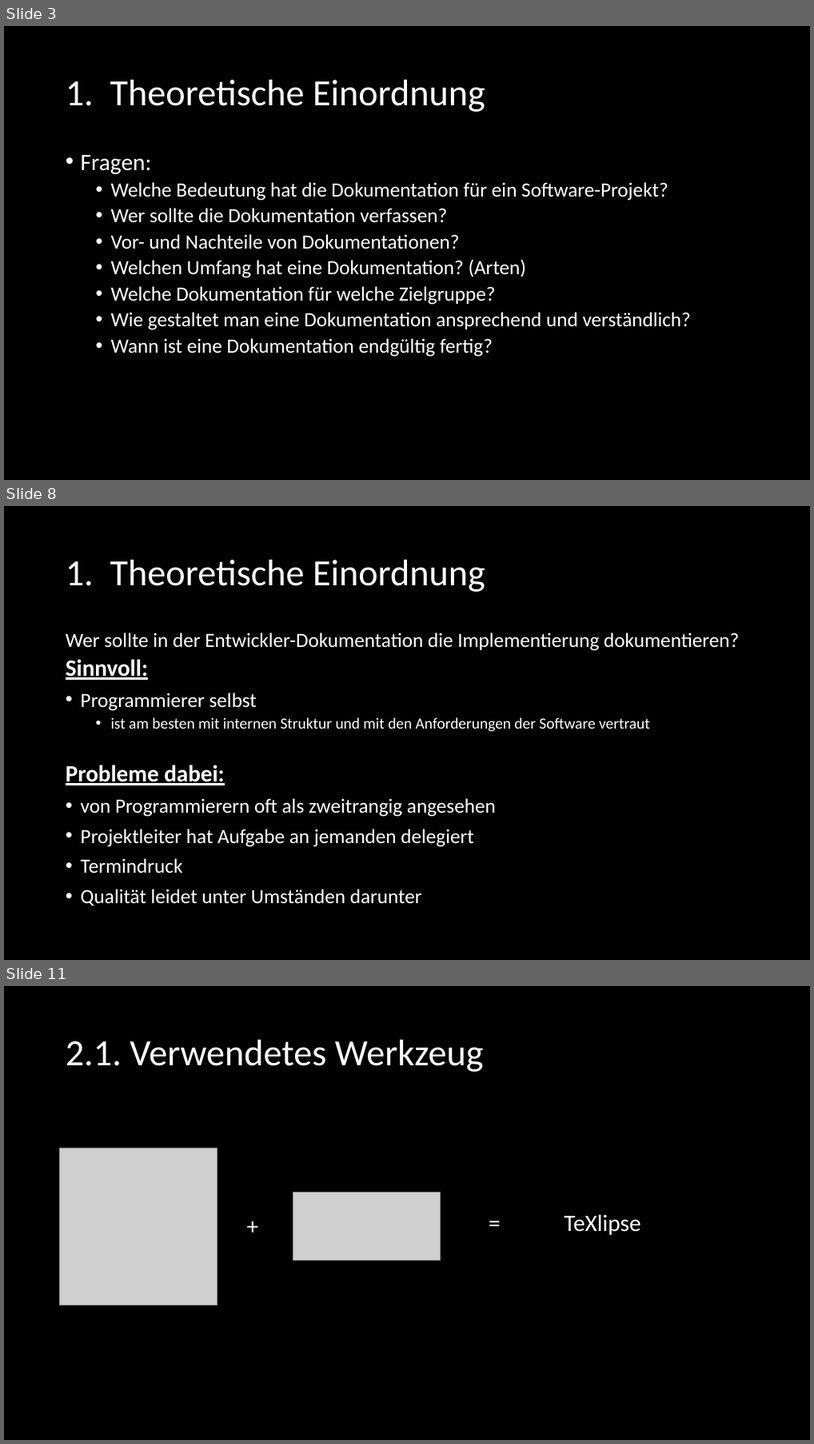
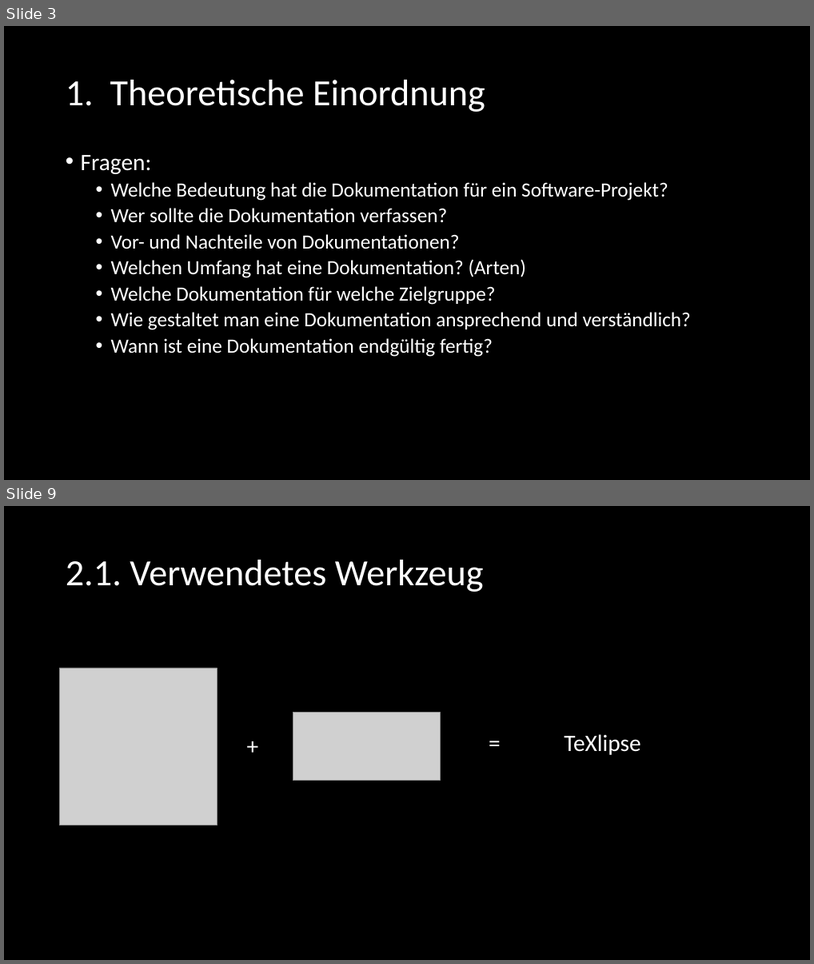
Before and after one commit to SE-Beleggruppe/Beleg_Planung, a slide deck: Präsentation/Felix - Dokumentation/SE_Dokumentation.pptx. Shown one above the other, each under a label of ours: slides 3, 8 and 11 before the commit, slides 3 and 9 after it; the slides between them are not shown. The pictures are 814x1444 and 814x964 pixels, drawn with LibreOffice and Linux fonts; fonts in the diff are those of the drawing; grey boxes stand for pictures. Boxes give left, top, right and bottom in pixels: in the first picture for what was removed or moved away, otherwise in the second. Text is boxed around its words. In the diff, an @@ line names an element or a change of style, - is before the commit and + after.

Commit message:
Präsentation Dokumentation

```diff
--- a/Präsentation/Felix - Dokumentation/SE_Dokumentation.pptx
+++ b/Präsentation/Felix - Dokumentation/SE_Dokumentation.pptx
@@ slide 8 removed at bbox=[4, 506, 810, 960], background #000000 @@
@@ title removed at bbox=[66, 560, 486, 592] @@
-1. Theoretische Einordnung
@@ text removed at bbox=[66, 632, 739, 906] @@
-  Wer sollte in der Entwickler-Dokumentation die Implementierung dokumentieren?
-  Sinnvoll:
-• Programmierer selbst
-  • ist am besten mit internen Struktur und mit den Anforderungen der Software vertraut
-Probleme dabei:
-• von Programmierern oft als zweitrangig angesehen
-• Projektleiter hat Aufgabe an jemanden delegiert
-• Termindruck
-• Qualität leidet unter Umständen darunter
@@ what was slide 11 is now slide 9 @@
```
Also in this commit, not shown: 17 slides changed, 2 slides added, 3 other slides removed, 3 other files.
